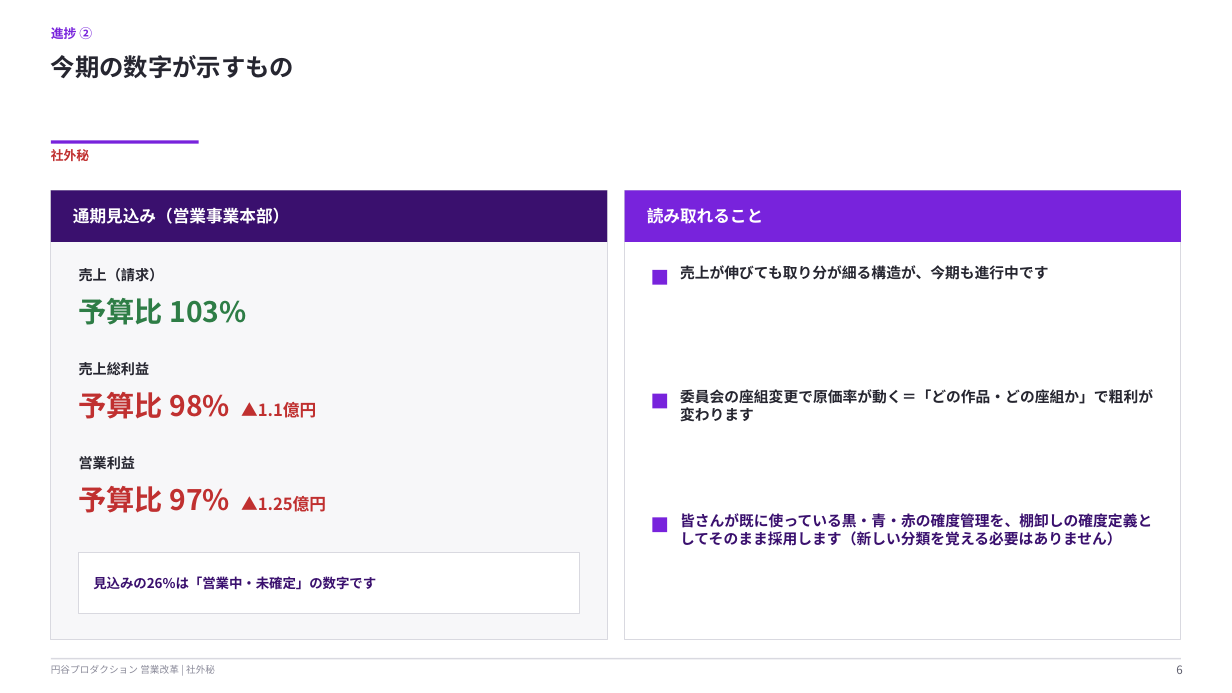
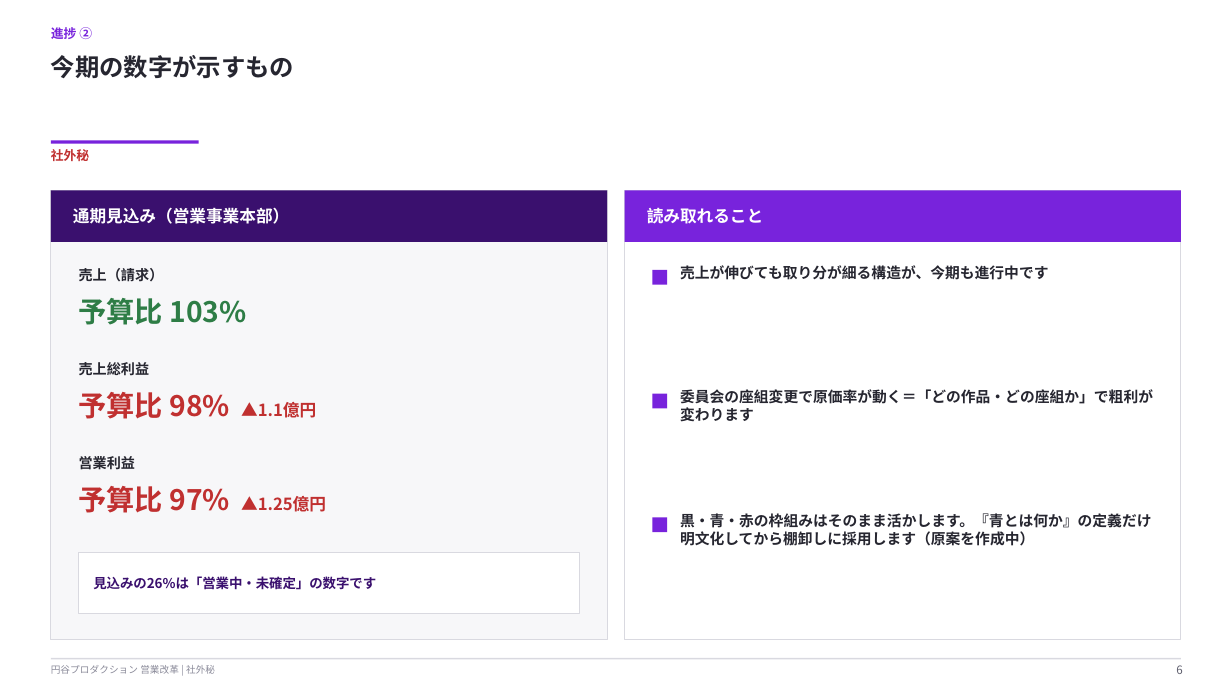
Before and after one commit to hayatoshintani-spe/kessho-lens, a slide deck: slide 6 of docs/営業改革_部長会進捗共有_20260714.pptx. Drawn at 1232x693 pixels with LibreOffice and Linux fonts; fonts in the diff are those of the drawing. Boxes give left, top, right and bottom in pixels: in the first picture for what was removed or moved away, otherwise in the second. Text is boxed around its words. In the diff, an @@ line names an element or a change of style, - is before the commit and + after.

```diff
--- a/docs/営業改革_部長会進捗共有_20260714.pptx
+++ b/docs/営業改革_部長会進捗共有_20260714.pptx
@@ text at (x1=680, y1=513, x2=1152, y2=546): text changed; text colour #3A106E to #262630 @@
-皆さんが既に使っている黒・青・赤の確度管理を、棚卸しの確度定義としてそのまま採用します（新しい分類を覚える必要はありません）
+黒・青・赤の枠組みはそのまま活かします。『青とは何か』の定義だけ明文化してから棚卸しに採用します（原案を作成中）
```
Also in this commit, not shown: 2 other slides changed, 1 other file.
